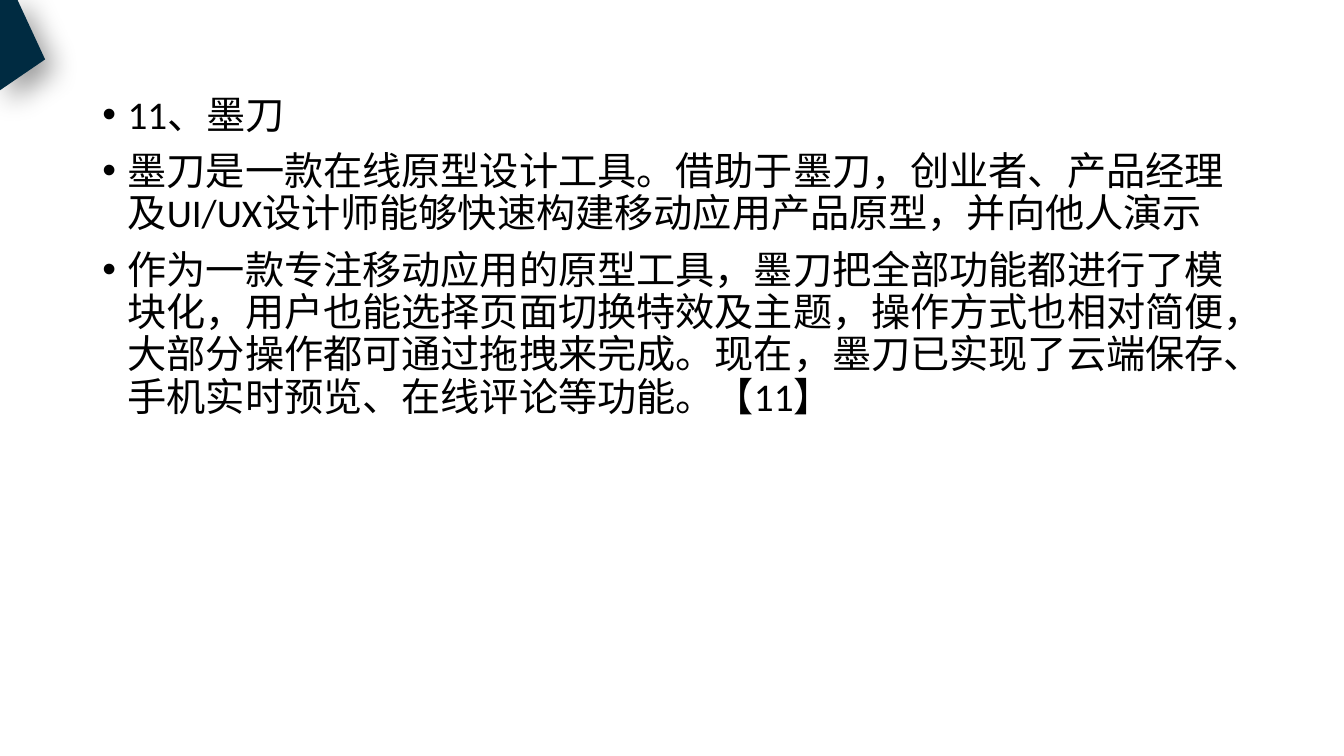
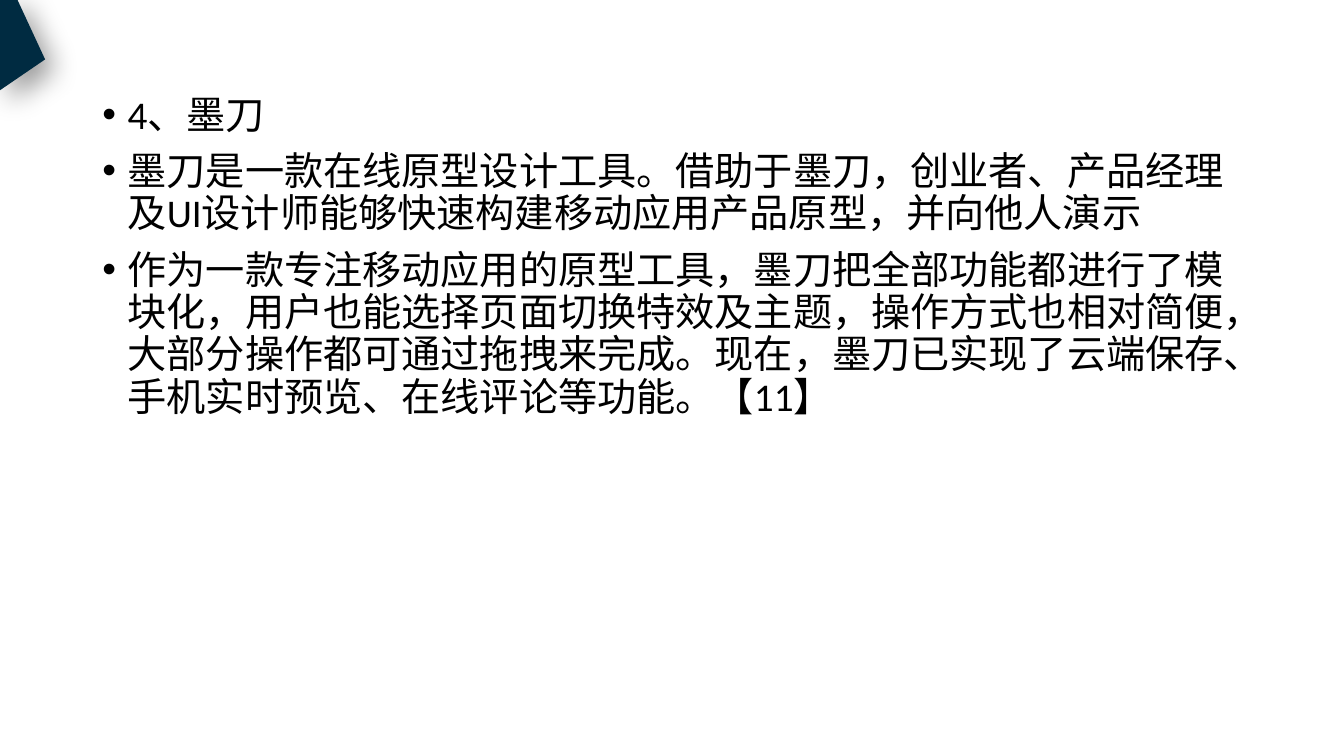
Before and after one commit to PRD2018-G18/PRD2018, a slide deck: slide 44 of 非受控文档/过程文档/UML基础2/UML基础2.pptx (slide 51 before the commit). Drawn at 1344x756 pixels with LibreOffice and Linux fonts; fonts in the diff are those of the drawing. Boxes give left, top, right and bottom in pixels: in the first picture for what was removed or moved away, otherwise in the second. Text is boxed around its words. In the diff, an @@ line names an element or a change of style, - is before the commit and + after.

```diff
--- a/非受控文档/过程文档/UML基础2/UML基础2.pptx
+++ b/非受控文档/过程文档/UML基础2/UML基础2.pptx
@@ text at box(128, 97, 1224, 231): text changed @@
-• 11、墨刀
-• 墨刀是一款在线原型设计工具。借助于墨刀，创业者、产品经理及UI/UX设计师能够快速构建移动应用产品原型，并向他人演示
+• 4、墨刀
+• 墨刀是一款在线原型设计工具。借助于墨刀，创业者、产品经理及UI设计师能够快速构建移动应用产品原型，并向他人演示
```
Also in this commit, not shown: 8 other slides changed, 7 slides removed.
